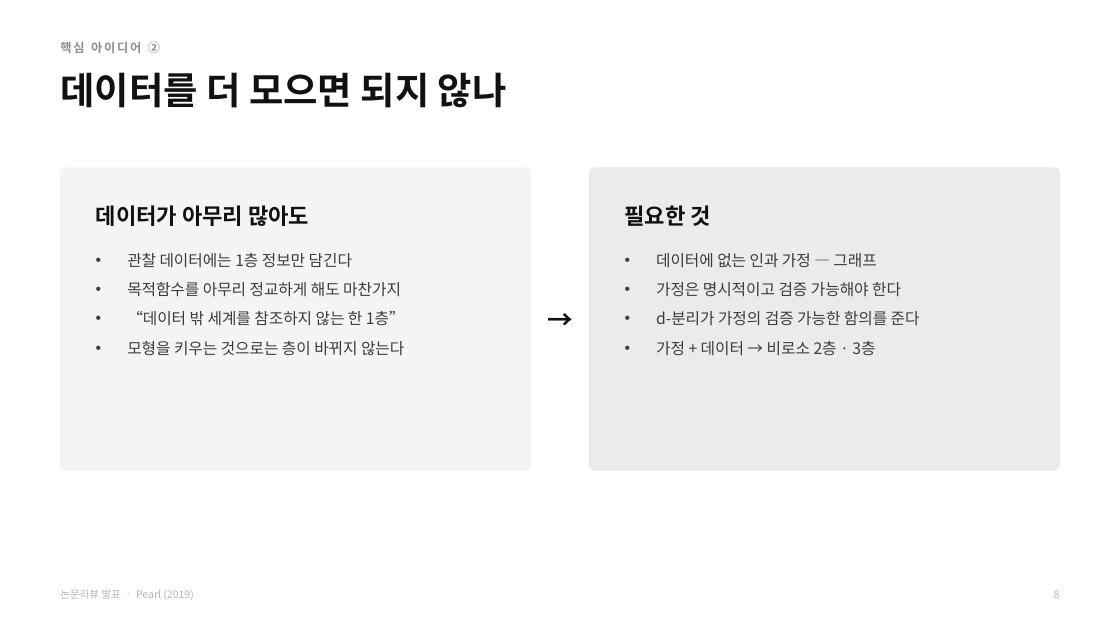
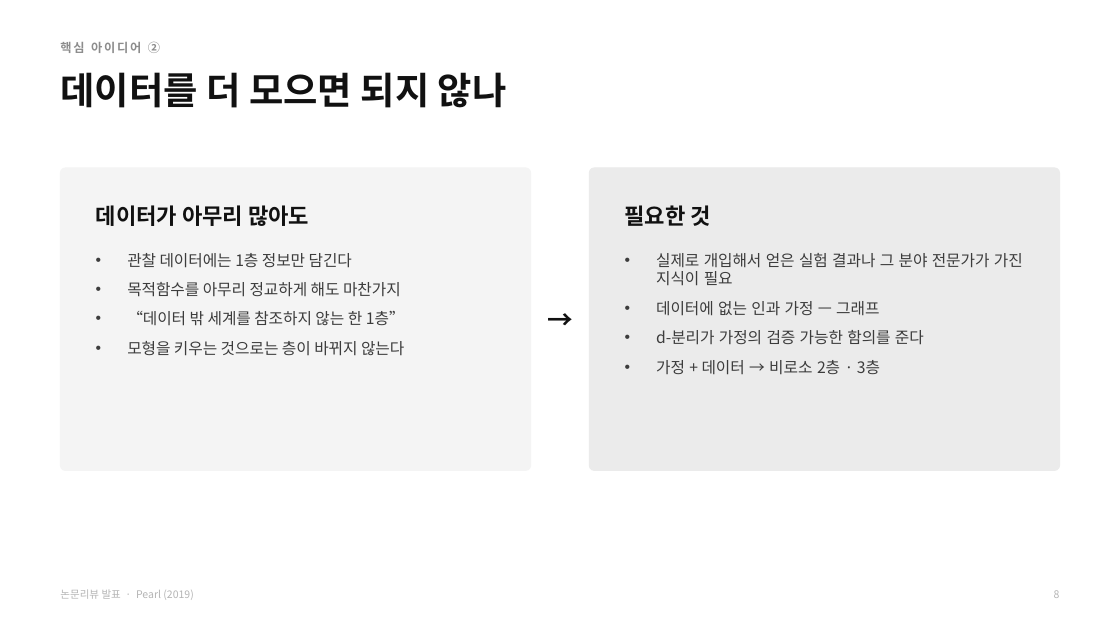
Before and after one commit to HUFS-DAT/dat-datasets, a slide deck: slide 6 of submissions/8기/CREDIT/Credit_논문리뷰.pptx (slide 9 before the commit). Drawn at 1120x630 pixels with LibreOffice and Linux fonts; fonts in the diff are those of the drawing. Boxes give left, top, right and bottom in pixels: in the first picture for what was removed or moved away, otherwise in the second. Text is boxed around its words. In the diff, an @@ line names an element or a change of style, - is before the commit and + after.

```diff
--- a/submissions/8기/CREDIT/Credit_논문리뷰.pptx
+++ b/submissions/8기/CREDIT/Credit_논문리뷰.pptx
@@ text at (x1=656, y1=253, x2=1023, y2=286): paragraph added @@
+• 실제로 개입해서 얻은 실험 결과나 그 분야 전문가가 가진 지식이 필요
@@ text at (x1=656, y1=282, x2=901, y2=297): paragraph removed @@
-• 가정은 명시적이고 검증 가능해야 한다
```
Also in this commit, not shown: 8 other slides changed, 2 slides added, 5 slides removed.
